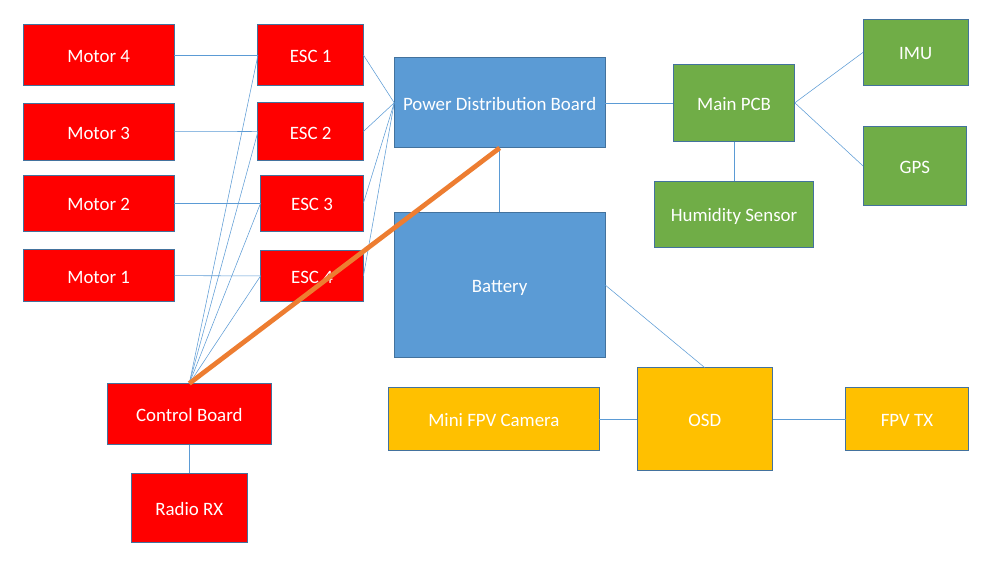
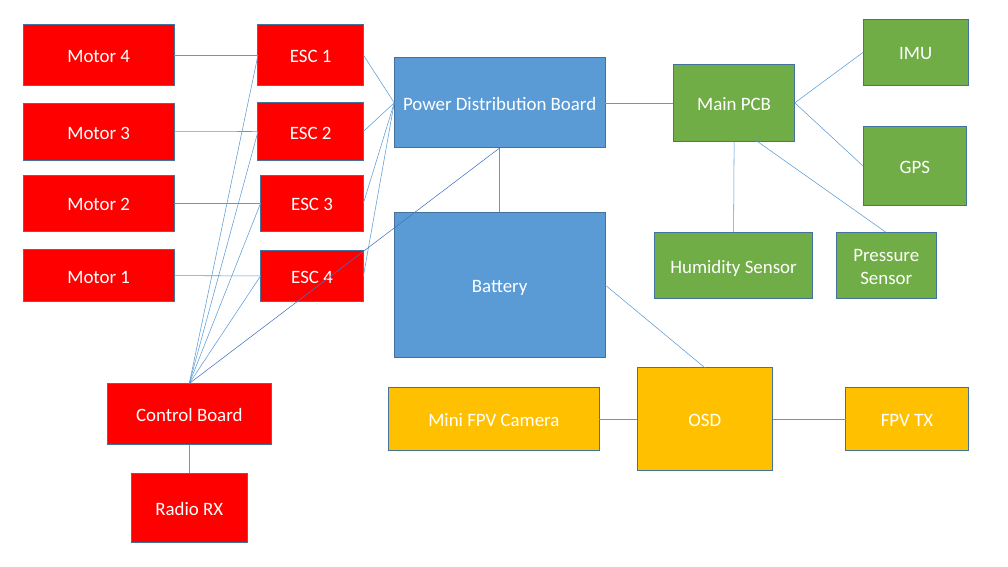
Before and after one commit to CycloneCanSat/Random-Files, a slide deck: slide 1 of Presentation1.pptx. Drawn at 1008x567 pixels with LibreOffice and Linux fonts; fonts in the diff are those of the drawing. Boxes give left, top, right and bottom in pixels: in the first picture for what was removed or moved away, otherwise in the second. Text is boxed around its words. In the diff, an @@ line names an element or a change of style, - is before the commit and + after.

Commit message:
Presentation updated

```diff
--- a/Presentation1.pptx
+++ b/Presentation1.pptx
@@ line (189, 383) - (500, 148): stroke #ED7D31 4.5 pt to #4472C4 0.5 pt @@
@@ line moved from (734, 141) - (734, 181) to (734, 141) - (734, 233) @@
@@ line added from (753, 138) to (886, 233), #5B9BD5 0.5 pt @@
@@ rectangle "Humidity Sensor": place and size @@
-rectangle "Humidity Sensor" at box(655, 181, 814, 248)
+rectangle "Humidity Sensor" at box(655, 233, 814, 299)
@@ rectangle added at box(836, 233, 936, 299), fill #70AD47, outline #43739E 1 pt, 18 pt, text #FFFFFF @@
+Pressure Sensor
```
Also in this commit, not shown: 3 other files.
